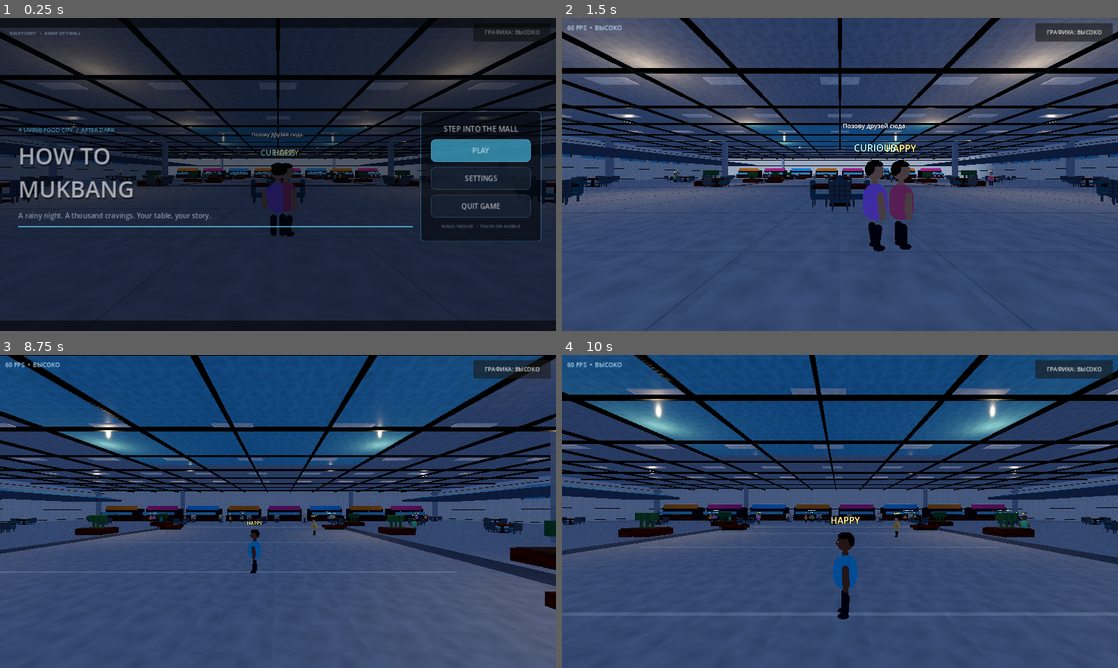
Above: before the commit, frames 1-4 (two rows, left to right).
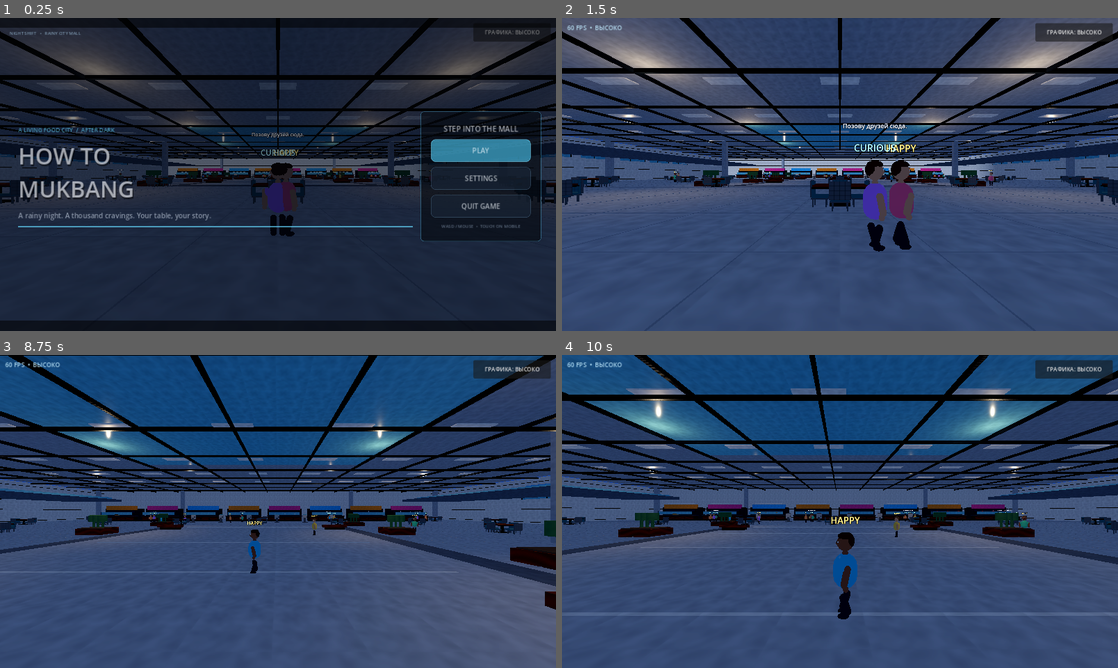
Above: after the commit, the same moments.

Repository: gggevego15-ui/How-to-MUKBANG
Game: Godot game, scene res://scenes/main.tscn
Two runs of this game, one before a commit and one after it. Both use one fixed random seed, a clock stepped at 60 frames per second and the inputs below.
Inputs (mouse positions are in pixels of both pictures, inside the frame that each line leads up to):
- Up to frame 1 (0.25 s): no input
- Up to frame 2 (1.5 s): click "PLAY" at 0.5 s; tap Enter at 1.25 s; move the mouse to (867, 174) at 1.27 s; hold Up (ui_up) from 1.28 s (still down); hold E from 1.28 s (still down)
- Up to frame 3 (8.75 s): tap Space at 1.52, 2.27, 3.77, 4.52, 5.27, 6.77, 7.52, 8.27 s; move the mouse to (250, 511) at 2.02 s; release E at 2.03 s; tap F at 2.1, 4.35, 6.6 s; move the mouse to (289, 505) at 2.77 s; hold Shift 2.78-3.53 s; move the mouse to (272, 517) at 3.52 s; tap E at 3.6, 8.1 s; move the mouse to (316, 514) at 4.27 s; move the mouse to (233, 508) at 5.02 s; tap Shift at 5.1 s; move the mouse to (283, 511) at 5.77 s; hold E 5.78-6.53 s; move the mouse to (255, 505) at 6.52 s; release Up (ui_up) at 6.53 s; hold Right (ui_right) 6.53-7.28 s; move the mouse to (305, 511) at 7.27 s; hold Shift 7.28-8.03 s; hold Up (ui_up) from 7.28 s (still down); move the mouse to (250, 511) at 8.02 s
- Up to frame 4 (10 s): move the mouse to (851, 505) at 8.77 s; tap F at 8.85 s; move the mouse to (834, 517) at 9.52 s; release Up (ui_up) at 9.53 s; hold Left (ui_left) from 9.53 s (still down); tap Shift at 9.6 s; tap Space at 9.77 s

The runs differ from the first frame. In frame 1, less than 0.1% of the frame differs, in the area x 47-69%, y 49-69%; in frame 2, 0.2%, in the area x 20-78%, y 49-74%; in frame 3, less than 0.1%; in frame 4, 0.1%.

Commit message:
Tune per-ring fade for mobile rain ripples

Diff:
--- a/scripts/puddle_ripples.gd
+++ b/scripts/puddle_ripples.gd
@@ -6,17 +6,9 @@
 var rings: Array[MeshInstance3D] = []
 var elapsed := 0.0
 var centers: Array[Vector3] = []
-var ripple_material: StandardMaterial3D
 
 func _ready() -> void:
 	set_process(true)
-	ripple_material = StandardMaterial3D.new()
-	ripple_material.shading_mode = BaseMaterial3D.SHADING_MODE_UNSHADED
-	ripple_material.albedo_color = Color(0.55, 0.78, 0.95, 0.52)
-	ripple_material.transparency = BaseMaterial3D.TRANSPARENCY_ALPHA
-	ripple_material.blend_mode = BaseMaterial3D.BLEND_MODE_ADD
-	ripple_material.depth_draw_mode = BaseMaterial3D.DEPTH_DRAW_DISABLED
-	ripple_material.cull_mode = BaseMaterial3D.CULL_DISABLED
 	for i in range(RING_COUNT):
 		var torus := TorusMesh.new()
 		torus.inner_radius = 0.13
@@ -26,8 +18,14 @@
 		var ring := MeshInstance3D.new()
 		ring.name = "RainRipple_%02d" % i
 		ring.mesh = torus
-		ring.material_override = ripple_material
-		ring.rotation_degrees.x = 90.0
+		var ring_material := StandardMaterial3D.new()
+		ring_material.shading_mode = BaseMaterial3D.SHADING_MODE_UNSHADED
+		ring_material.albedo_color = Color(0.55, 0.78, 0.95, 0.52)
+		ring_material.transparency = BaseMaterial3D.TRANSPARENCY_ALPHA
+		ring_material.blend_mode = BaseMaterial3D.BLEND_MODE_ADD
+		ring_material.depth_draw_mode = BaseMaterial3D.DEPTH_DRAW_DISABLED
+		ring_material.cull_mode = BaseMaterial3D.CULL_DISABLED
+		ring.material_override = ring_material
 		ring.visible = false
 		add_child(ring)
 		rings.append(ring)
@@ -52,5 +50,5 @@
 		ring.visible = phase < 0.88
 		var radius := lerpf(0.16, 0.78, phase)
 		ring.scale = Vector3(radius, radius, radius)
-		var color := Color(0.55, 0.78, 0.95, (1.0 - phase) * 0.48)
-		ripple_material.albedo_color = color
+		var ring_material := ring.material_override as StandardMaterial3D
+		ring_material.albedo_color = Color(0.55, 0.78, 0.95, (1.0 - phase) * 0.48)
